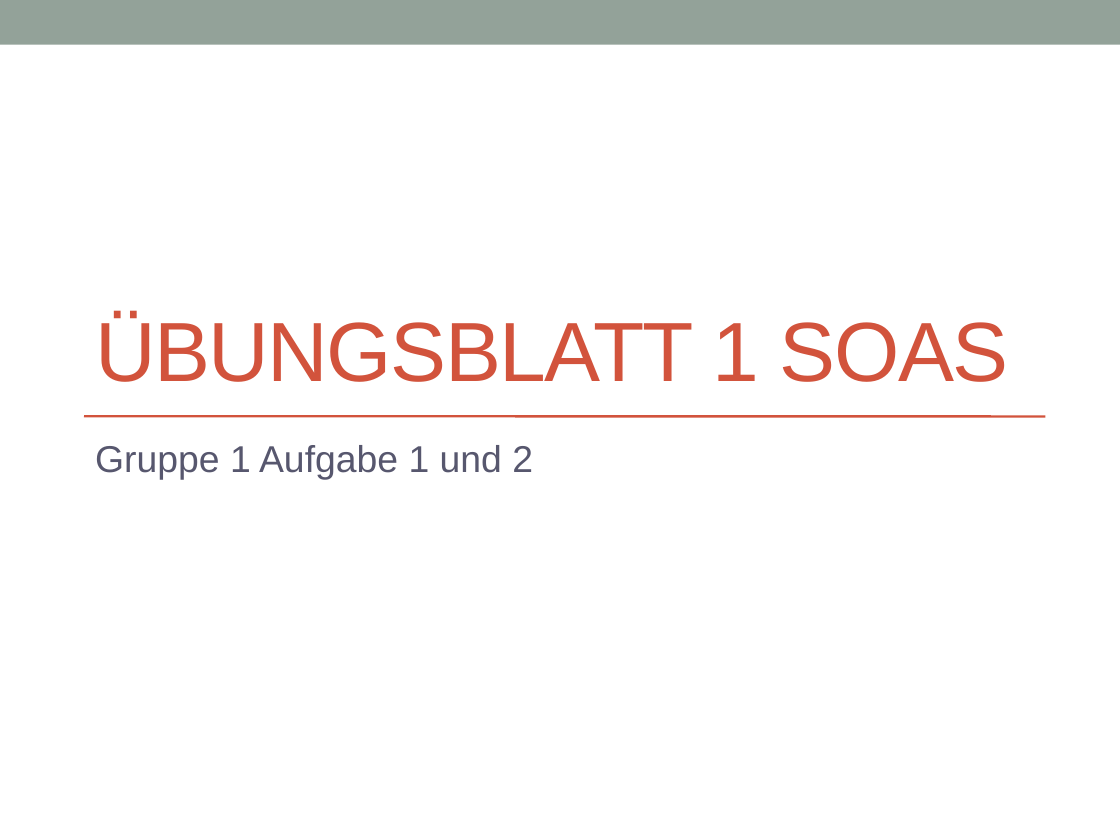
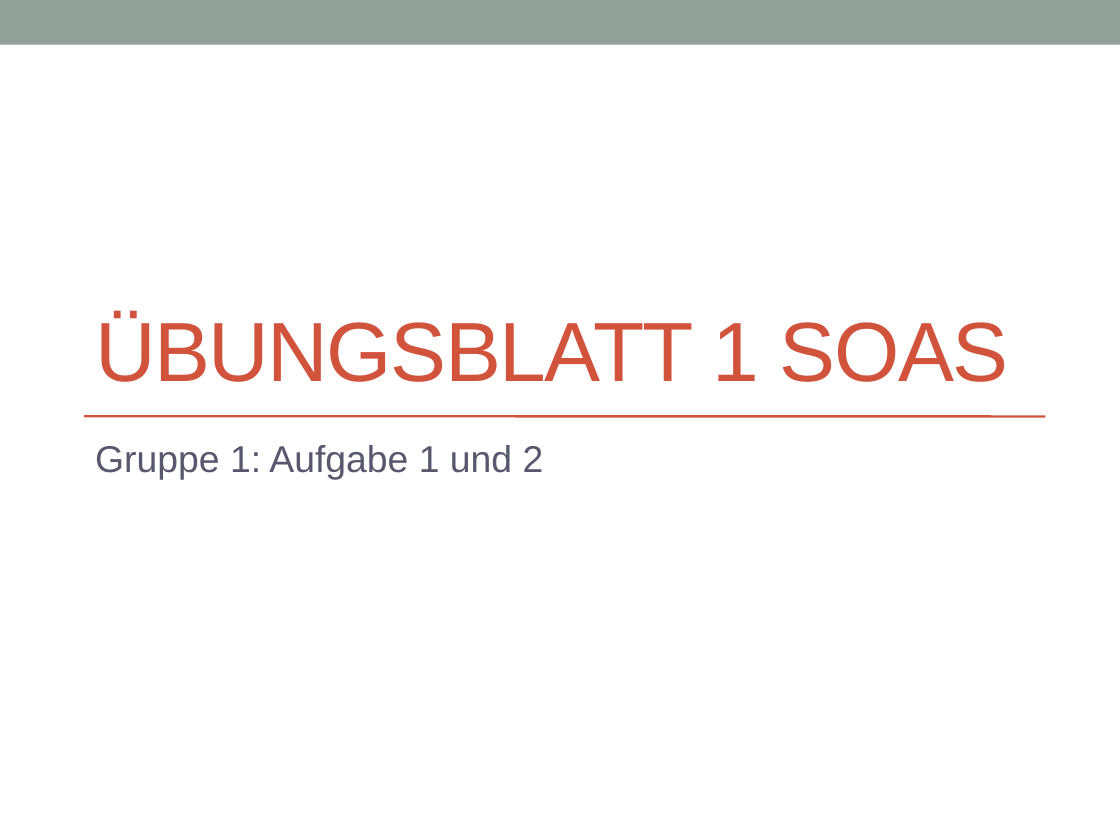
Before and after one commit to SOAS-Uni-Augsburg/ws16-17-group-01, a slide deck: slide 1 of Blatt-01/Übungsblatt 1 SOAS.pptx. Drawn at 1120x840 pixels with LibreOffice and Linux fonts; fonts in the diff are those of the drawing. Boxes give left, top, right and bottom in pixels: in the first picture for what was removed or moved away, otherwise in the second. Text is boxed around its words. In the diff, an @@ line names an element or a change of style, - is before the commit and + after.

```diff
--- a/Blatt-01/Übungsblatt 1 SOAS.pptx
+++ b/Blatt-01/Übungsblatt 1 SOAS.pptx
@@ subtitle at bbox=[95, 445, 544, 479]: text changed @@
-Gruppe 1 Aufgabe 1 und 2
+Gruppe 1: Aufgabe 1 und 2
```
Also in this commit, not shown: 1 other slide changed, 2 slides added.
